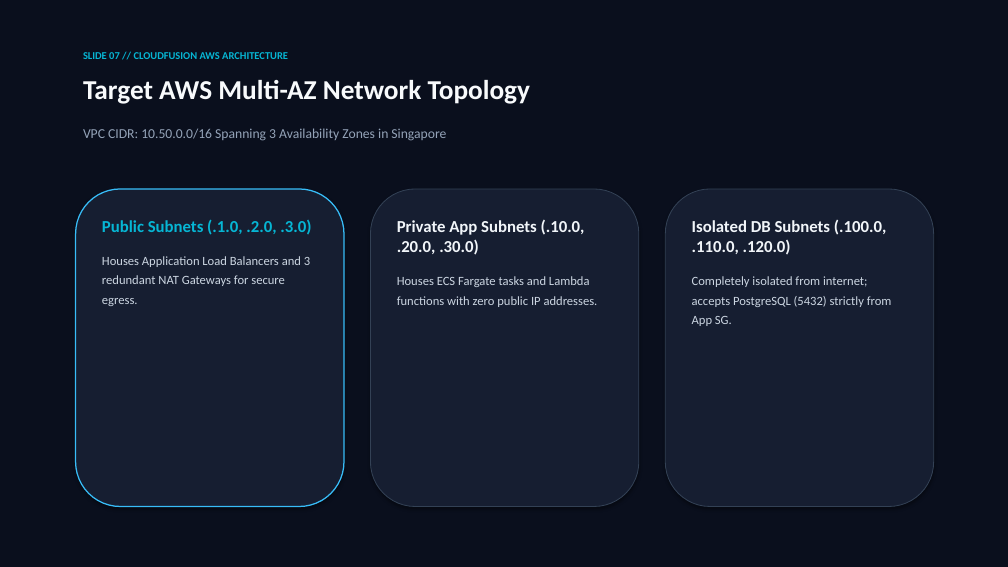
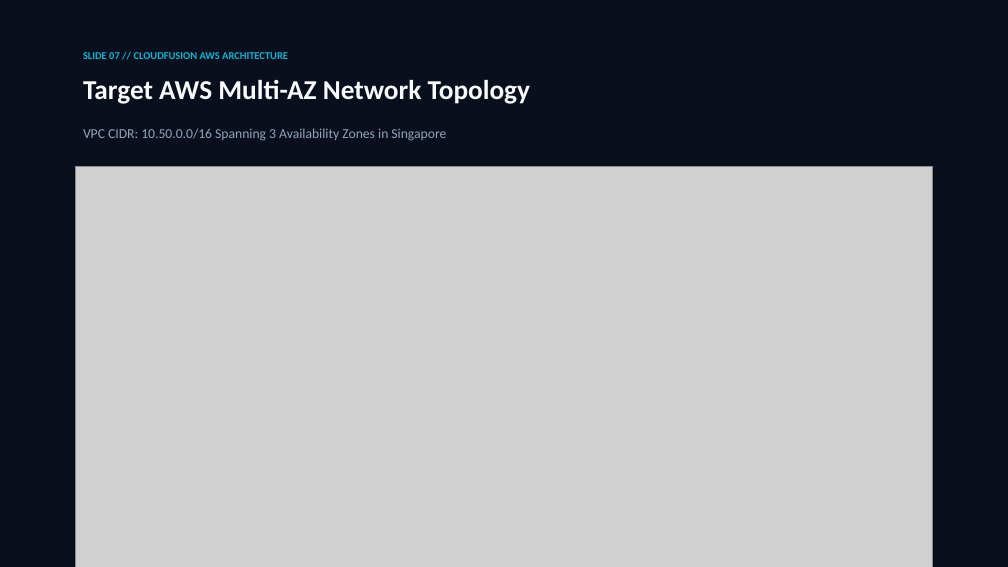
Before and after one commit to shehanjayawardena/CloudFusion-Healthcare, a slide deck: slide 7 of docs/presentation/executive_presentation.pptx. Drawn at 1008x567 pixels with LibreOffice and Linux fonts; fonts in the diff are those of the drawing; grey boxes stand for pictures. Boxes give left, top, right and bottom in pixels: in the first picture for what was removed or moved away, otherwise in the second. Text is boxed around its words. In the diff, an @@ line names an element or a change of style, - is before the commit and + after.

Commit message:
feat: embed photo of AWS architecture diagram across report, slides, and web deck

```diff
--- a/docs/presentation/executive_presentation.pptx
+++ b/docs/presentation/executive_presentation.pptx
@@ picture added at box(76, 166, 932, 567) @@
@@ rounded rectangle removed at box(76, 189, 344, 507) @@
@@ rounded rectangle removed at box(371, 189, 639, 507) @@
@@ rounded rectangle removed at box(665, 189, 934, 507) @@
@@ text removed at box(102, 220, 311, 267) @@
-Public Subnets (.1.0, .2.0, .3.0)
-Houses Application Load Balancers and 3 redundant NAT Gateways for secure egress.
@@ text removed at box(397, 220, 598, 307) @@
-Private App Subnets (.10.0, .20.0, .30.0)
-Houses ECS Fargate tasks and Lambda functions with zero public IP addresses.
@@ text removed at box(692, 220, 892, 326) @@
-Isolated DB Subnets (.100.0, .110.0, .120.0)
-Completely isolated from internet; accepts PostgreSQL (5432) strictly from App SG.
```
Also in this commit, not shown: 4 other files.
